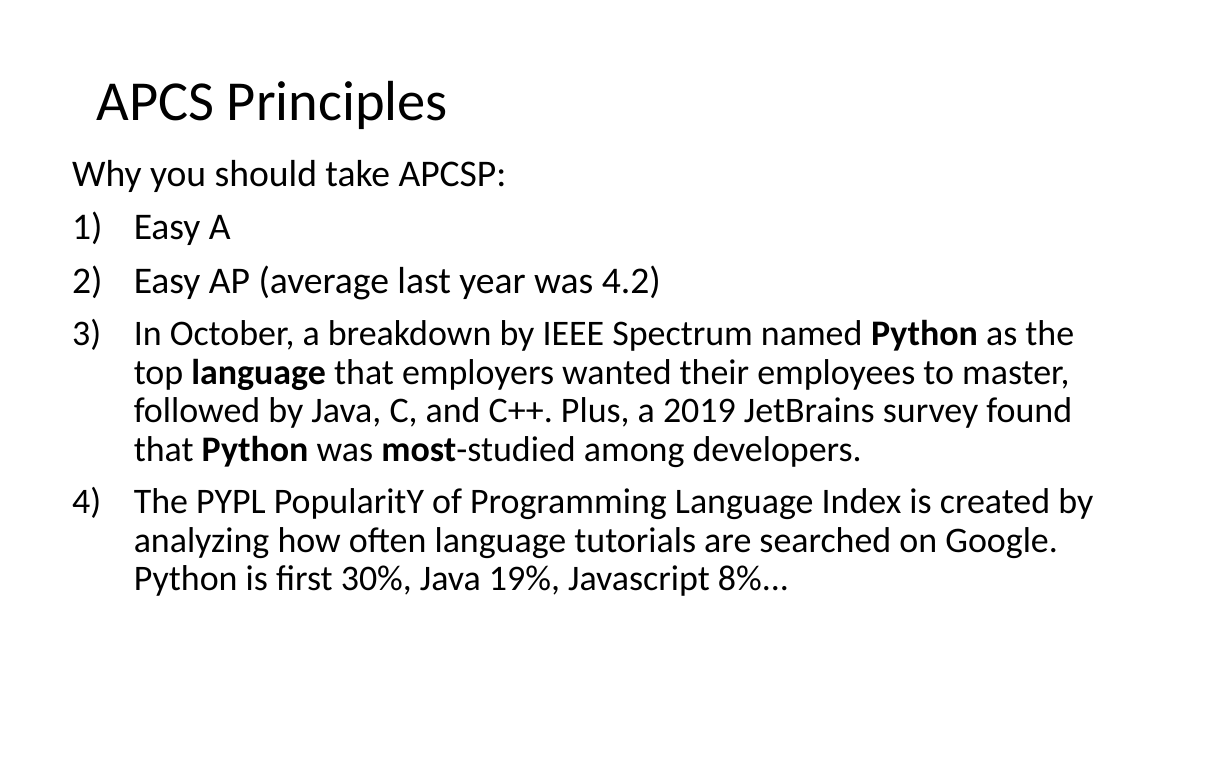
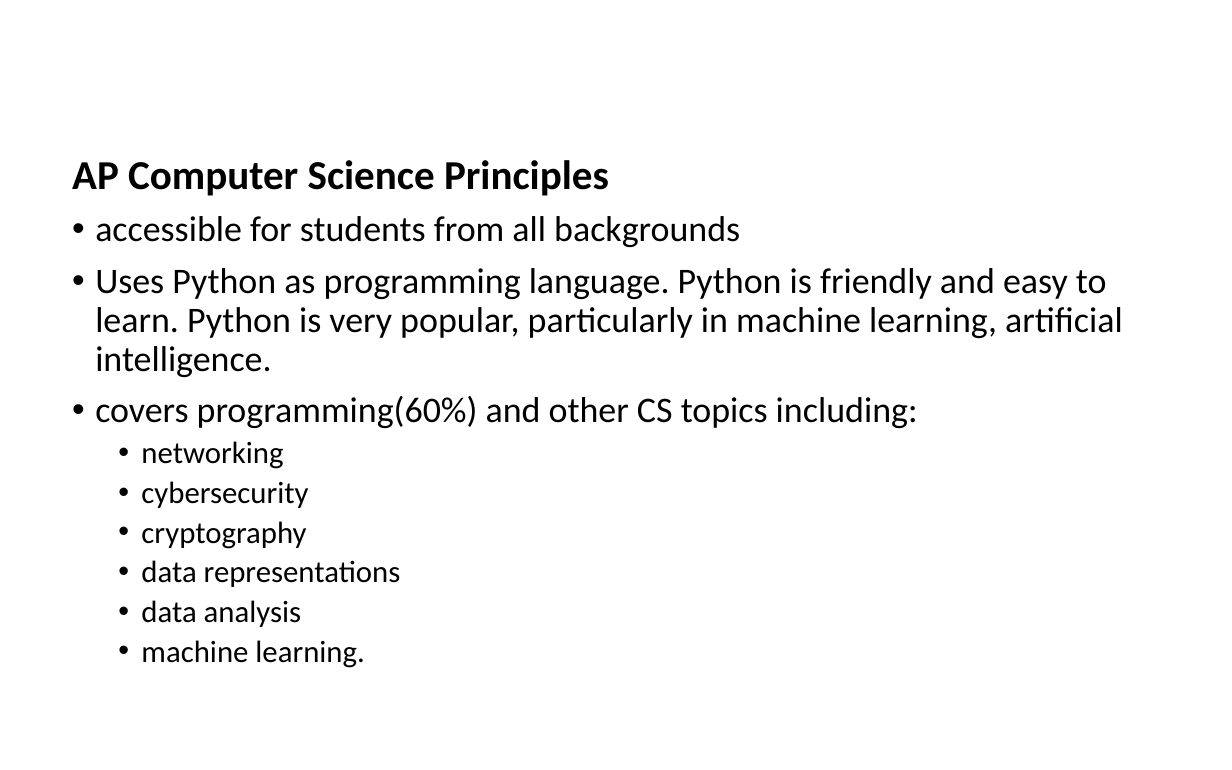
Before and after one commit to LongBaoNguyen/longbaonguyen.github.io, a slide deck: slide 2 of courses/apcsp/apcspwhy.pptx. Drawn at 1232x770 pixels with LibreOffice and Linux fonts; fonts in the diff are those of the drawing; background and template pictures are left out. Boxes give left, top, right and bottom in pixels: in the first picture for what was removed or moved away, otherwise in the second. Text is boxed around its words. In the diff, an @@ line names an element or a change of style, - is before the commit and + after.

```diff
--- a/courses/apcsp/apcspwhy.pptx
+++ b/courses/apcsp/apcspwhy.pptx
@@ title removed at (x1=96, y1=80, x2=448, y2=129) @@
-APCS Principles
@@ text at (x1=72, y1=160, x2=1123, y2=668): text changed @@
-Why you should take APCSP:
-1) Easy A
-2) Easy AP (average last year was 4.2)
-3) In October, a breakdown by IEEE Spectrum named Python as the top language that employers wanted their employees to master, followed by Java, C, and C++. Plus, a 2019 JetBrains survey found that Python was most-studied among developers.
-4) The PYPL PopularitY of Programming Language Index is created by analyzing how often language tutorials are searched on Google. Python is first 30%, Java 19%, Javascript 8%...
+AP Computer Science Principles
+• accessible for students from all backgrounds
+• Uses Python as programming language. Python is friendly and easy to learn. Python is very popular, particularly in machine learning, artificial intelligence.
+• covers programming(60%) and other CS topics including:
+  • networking
+  • cybersecurity
+  • cryptography
+  • data representations
+  • data analysis
+  • machine learning.
```
Also in this commit, not shown: 2 other slides changed, 2 slides added, 2 slides removed, 5 other files.
